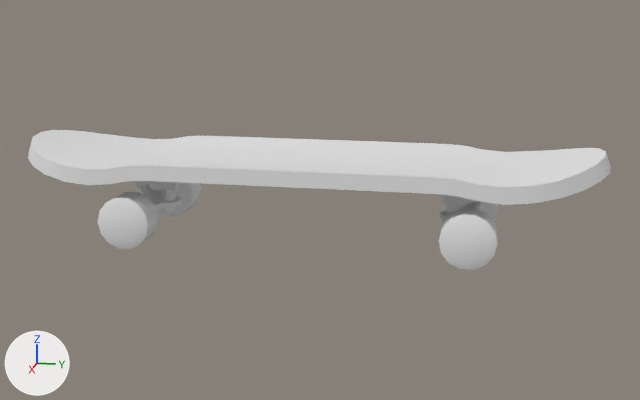
An edit to the FBX model Assets/Art/Models/skate.fbx, drawn before and after from the same camera.
Both versions are drawn from a 50 mm camera at (1.221, 0.264, 0.361) aimed at (0.0, 0.02, 0.055). The lights are fixed; the arrows at lower left show +X, +Y and +Z. Where no turn or scale is listed for an object, it has been applied to the vertices.

Objects in the first picture: 'skate_01'.
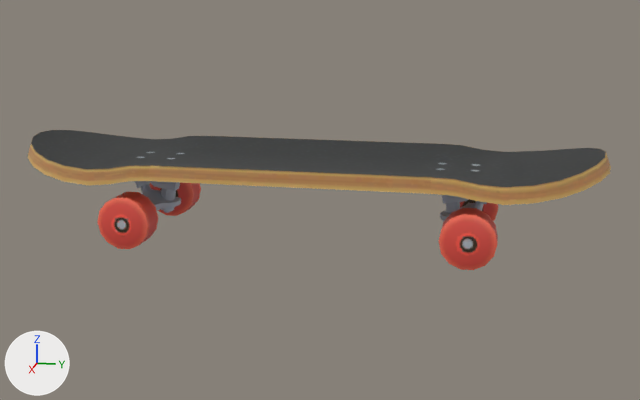
Patch to the scene script:
```diff
--- a/Assets/Art/Models/skate.fbx.py
+++ b/Assets/Art/Models/skate.fbx.py
@@ img_skate_01_png @@
+img_skate_01_png = load_image('Skate_01.png', '../Textures/skates/Skate_01.png', 480, 480, 'sRGB')
@@ mat_skate_01 @@
+mat_skate_01 = principled_material('Skate_01')
+mat_skate_01.texture = img_skate_01_png
@@ me_skate_01 @@
 me_skate_01.from_pydata(...)  # 520 vertices, 586 faces; spans x -0.122..0.122, y -0.419..0.418, z 0.0..0.141
+me_skate_01.materials.append(mat_skate_01)  # picture img_skate_01_png
```

Location of each change, (x1, y1, x2, y2) in pixels of the pictures (640 x 400 px):
'skate_01', recoloured: (28, 130, 611, 270) in both
